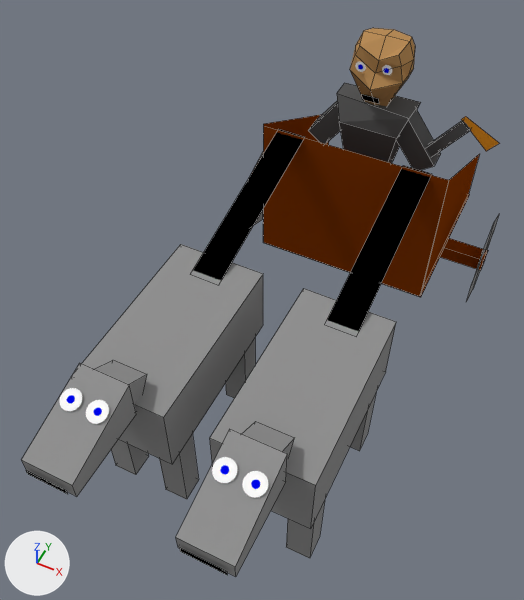
An edit to the Blender file King Of Kings Docs/Models/lightchariot2.blend, drawn before and after from the same camera.
One viewpoint serves both versions: a 50 mm lens placed at (12.02, -13.4, 16.41), pointed at (6.81, -2.98, 3.39). The axes (+X, +Y, +Z) are drawn at lower left. The lights are the same throughout. Mesh edges are drawn as thin lines on the coarser meshes.
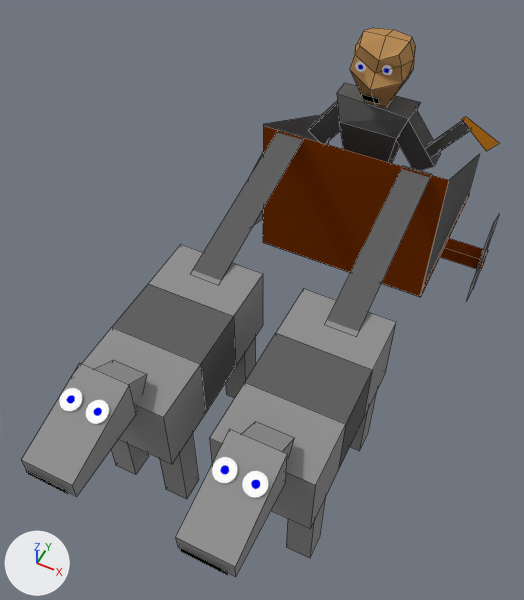
Pixel boxes [x1, y1, x2, y2] of what changed, in the pictures (524 x 600 px):
'Plane.013', recoloured (black to grey)
    both: [327, 165, 432, 332]
'Plane.012', recoloured (black to grey)
    both: [193, 129, 305, 281]
'Plane.004', recoloured (brown to black)
    both: [424, 155, 479, 286]
'Plane.003', recoloured (brown to black)
    both: [263, 115, 329, 225]
part 1 of me_cube_009, built on
    both: [242, 299, 375, 499]
part 2 of me_cube_017, built on
    both: [109, 251, 239, 414]

Patch to the scene script:
```diff
--- a/King Of Kings Docs/Models/lightchariot2.blend.py
+++ b/King Of Kings Docs/Models/lightchariot2.blend.py
@@ me_plane_013 @@
 me_plane_013.from_pydata(...)  # 4 vertices, 1 face; spans x -1.0..1.0, y -1.0..1.0, z -0.59..0.0
-me_plane_013.materials.append(mat_material_006)  # black #000000
+me_plane_013.materials.append(mat_material_015)  # dark grey #626262
@@ me_cube_009 @@
 me_cube_009.from_pydata(...)  # 8 vertices, 6 faces; spans x -1.0..1.0, y -1.0..1.0, z -1.0..1.0
 # used by ob_cube_006; location = (9.05, -5.36, 3.73); scale = (1.07, 2.12, 0.895)
 # verts and faces of me_cube_009; kept vertices keep their numbers, new ones are numbered from 8
+# me_cube_009 part 1
+delete_faces([(0, 4, 5, 1), (2, 6, 7, 3), (0, 1, 2, 3), (4, 7, 6, 5)])
+for new, old in zip([*range(8, 12)], [0, 3, 4, 7]): verts[new] = verts[old] + (0.0, 0.67, 0.0)
+for new, old in zip([*range(12, 16)], [1, 2, 5, 6]): verts[new] = verts[old] + (0.0, -0.67, 0.0)
+faces += [(1, 12, 14, 5), (3, 9, 11, 7), (1, 2, 13, 12), (5, 14, 15, 6), (4, 7, 11, 10), (0, 8, 9, 3)]  # mat_material_008 (grey #929292)
+faces += [(2, 6, 15, 13), (0, 4, 10, 8)]  # mat_material_008 (grey #929292)
+faces += [(10, 11, 15, 14), (8, 12, 13, 9), (9, 13, 15, 11), (8, 10, 14, 12)]  # mat_material_015 (dark grey #626262)
 me_cube_009.materials.append(mat_material_008)
+me_cube_009.materials.append(mat_material_015)  # dark grey #626262
@@ me_plane_003 @@
 me_plane_003.from_pydata(...)  # 4 vertices, 1 face; spans x -0.69..1.0, y -1.0..1.0, z 0.0
-me_plane_003.materials.append(mat_material_009)  # brown #833702
+me_plane_003.materials.append(mat_material_015)  # dark grey #626262
@@ me_plane_004 @@
 me_plane_004.from_pydata(...)  # 4 vertices, 1 face; spans x -0.67..1.0, y -1.0..1.0, z 0.0..0.01
-me_plane_004.materials.append(mat_material_009)  # brown #833702
+me_plane_004.materials.append(mat_material_015)  # dark grey #626262
@@ me_cube_017 @@
 me_cube_017.from_pydata(...)  # 8 vertices, 6 faces; spans x -1.0..1.0, y -1.0..1.0, z -1.0..1.0
 # used by ob_cube_015; location = (5.9, -5.36, 3.73); scale = (1.07, 2.12, 0.895)
 # verts and faces of me_cube_017; kept vertices keep their numbers, new ones are numbered from 8
+# me_cube_017 part 2
+delete_faces([(0, 4, 5, 1), (2, 6, 7, 3), (0, 1, 2, 3), (4, 7, 6, 5)])
+for new, old in zip([*range(8, 12)], [0, 3, 4, 7]): verts[new] = verts[old] + (0.0, 0.67, 0.0)
+for new, old in zip([*range(12, 16)], [1, 2, 5, 6]): verts[new] = verts[old] + (0.0, -0.67, 0.0)
+faces += [(1, 12, 14, 5), (3, 9, 11, 7), (1, 2, 13, 12), (5, 14, 15, 6), (4, 7, 11, 10), (0, 8, 9, 3)]  # mat_material_013 (grey #929292)
+faces += [(2, 6, 15, 13), (0, 4, 10, 8)]  # mat_material_013 (grey #929292)
+faces += [(10, 11, 15, 14), (8, 12, 13, 9), (9, 13, 15, 11), (8, 10, 14, 12)]  # mat_material_015 (dark grey #626262)
 me_cube_017.materials.append(mat_material_013)
+me_cube_017.materials.append(mat_material_015)  # dark grey #626262
@@ me_plane_014 @@
 me_plane_014.from_pydata(...)  # 4 vertices, 1 face; spans x -1.0..1.0, y -1.0..1.0, z -0.59..0.0
-me_plane_014.materials.append(mat_material_006)  # black #000000
+me_plane_014.materials.append(mat_material_015)  # dark grey #626262
```
